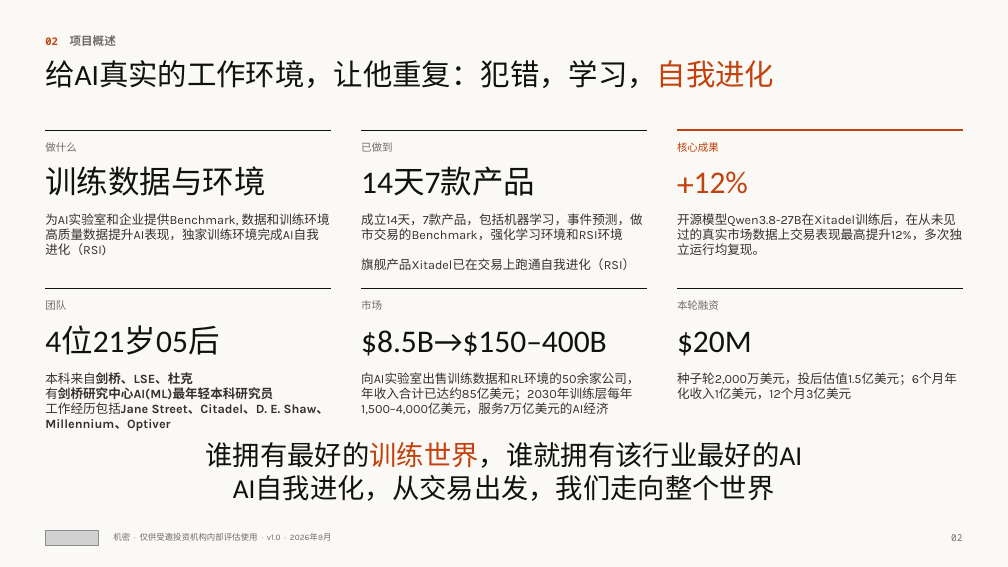
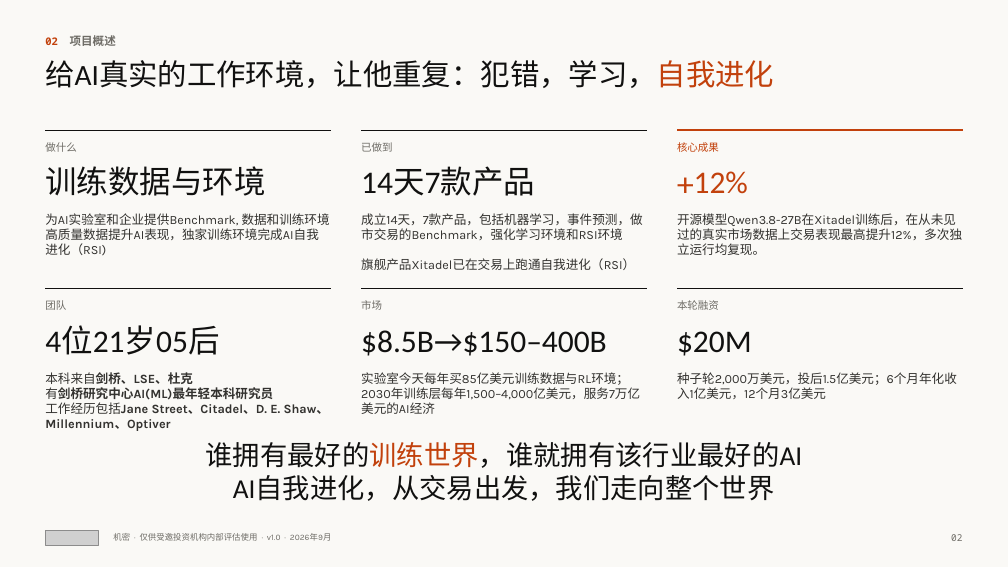
Before and after one commit to wangchen0802/Delta1, a slide deck: slide 2 of SimReal-BP-v17.pptx. Drawn at 1008x567 pixels with LibreOffice and Linux fonts; fonts in the diff are those of the drawing; grey boxes stand for pictures. Boxes give left, top, right and bottom in pixels: in the first picture for what was removed or moved away, otherwise in the second. Text is boxed around its words. In the diff, an @@ line names an element or a change of style, - is before the commit and + after.

```diff
--- a/SimReal-BP-v17.pptx
+++ b/SimReal-BP-v17.pptx
@@ text at <box>361,372,640,400</box>: text changed @@
-向AI实验室出售训练数据和RL环境的50余家公司，年收入合计已达约85亿美元；2030年训练层每年1,500–4,000亿美元，服务7万亿美元的AI经济
+实验室今天每年买85亿美元训练数据与RL环境；2030年训练层每年1,500–4,000亿美元，服务7万亿美元的AI经济
@@ text at <box>677,372,957,399</box>: text changed @@
-种子轮2,000万美元，投后估值1.5亿美元；6个月年化收入1亿美元，12个月3亿美元
+种子轮2,000万美元，投后1.5亿美元；6个月年化收入1亿美元，12个月3亿美元
```
Also in this commit, not shown: 3 other slides changed, 2 other files.
